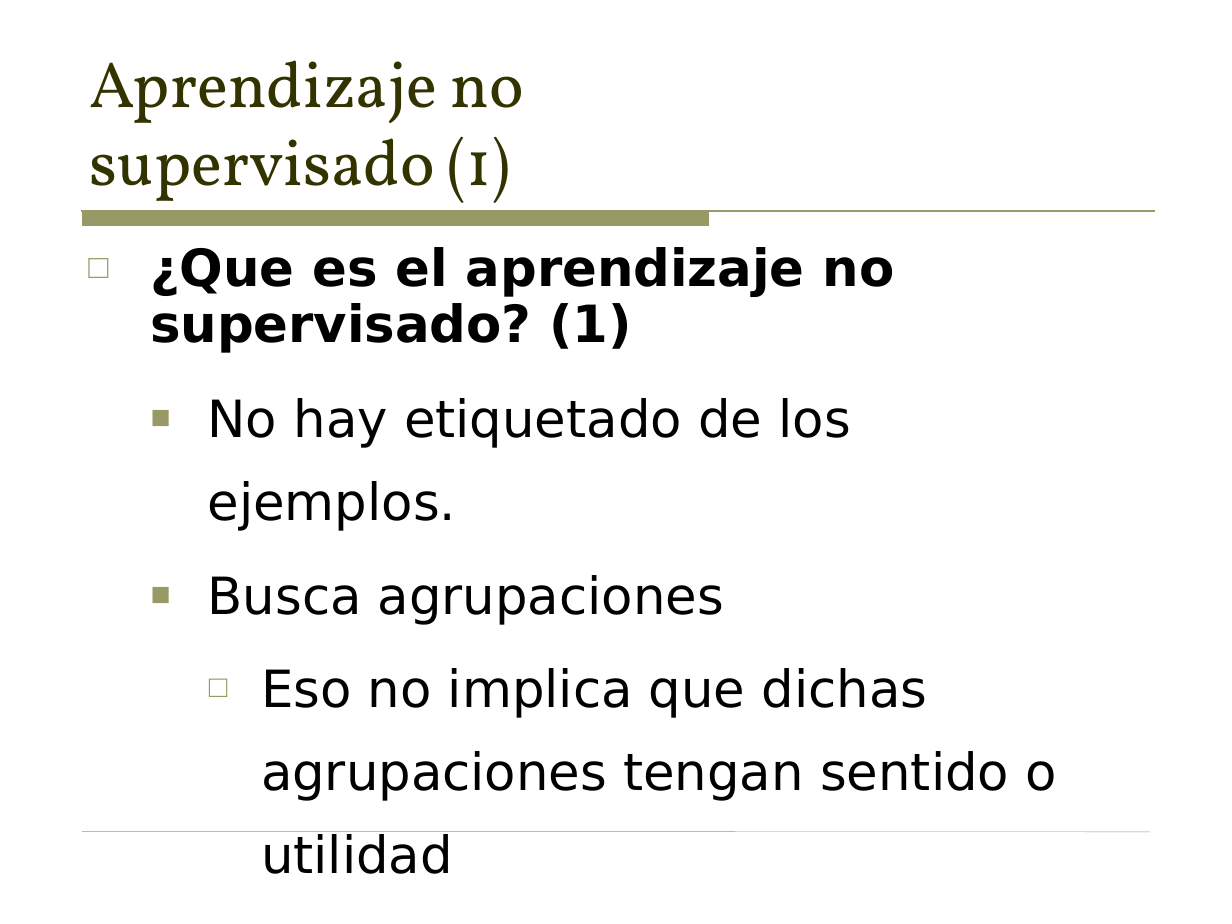
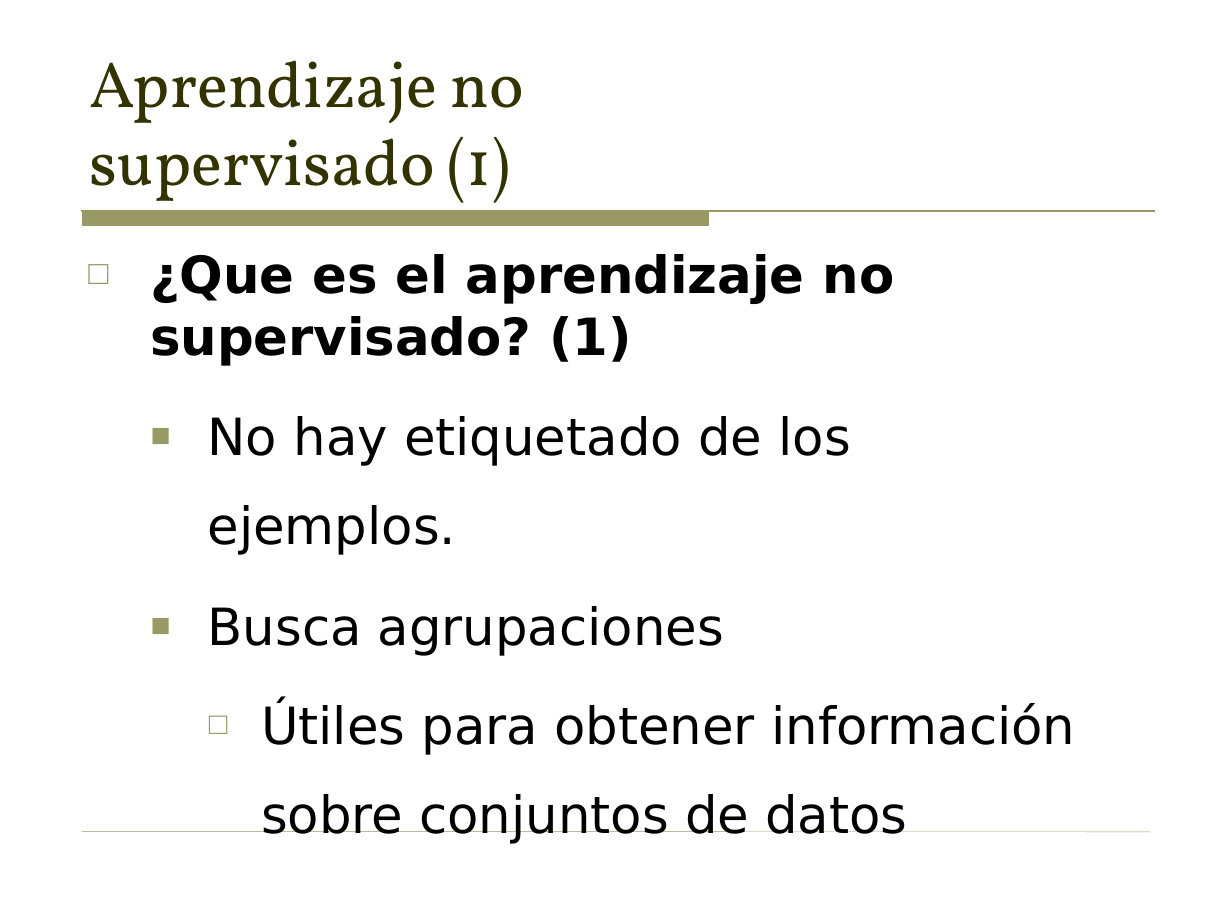
Before and after one commit to sergarb1/TallerAprendizajeAutomaticoPython, a slide deck: slide 29 of Taller - Introduccion al aprendizaje automatico (Supervisado y no supervisado).odp (slide 27 before the commit). Drawn at 1232x924 pixels with LibreOffice and Linux fonts; fonts in the diff are those of the drawing. Boxes give left, top, right and bottom in pixels: in the first picture for what was removed or moved away, otherwise in the second. Text is boxed around its words. In the diff, an @@ line names an element or a change of style, - is before the commit and + after.

```diff
--- a/Taller - Introduccion al aprendizaje automatico (Supervisado y no supervisado).odp
+++ b/Taller - Introduccion al aprendizaje automatico (Supervisado y no supervisado).odp
@@ text at (150,254,895,656): line spacing 0.9 to 1; line spacing 1.35 to 1.45 @@
@@ text at (261,703,1075,844): text changed @@
-    □ Eso no implica que dichas agrupaciones tengan sentido o utilidad
+    □ Útiles para obtener información sobre conjuntos de datos
```
Also in this commit, not shown: 7 other slides changed, 3 slides added, 2 other files.
